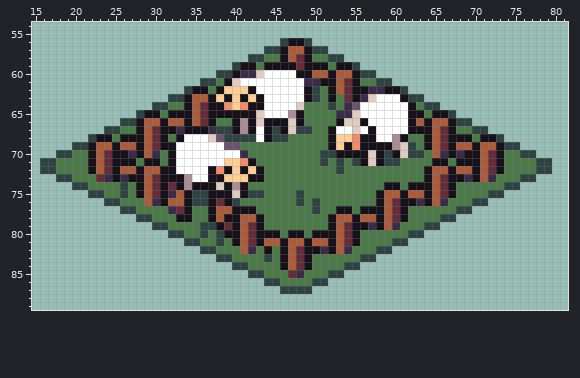
Edited in one commit: sprite sheet (tradeworld/Public/img/building/Pasture.png). The picture above was drawn from the file before the commit.
The file is 96x96 pixels. Shown: x 15..81, y 54..89.
The result:
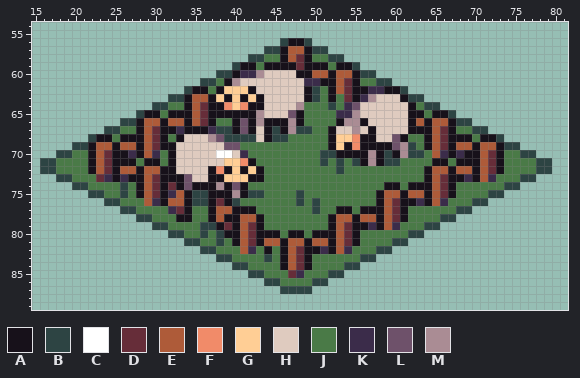
Palette (. is transparent): A #17111a  B #2d4443  C #ffffff  D #662d39  E #ae5b39  F #f18b69  G #ffce95  H #dfcbbf  J #4a7a47  K #3b2c4a  L #6e516a  M #aa8c94
From old to new:
y 60: x 43..47 HCCCC -> MHHHH
y 61: x 40..48 HCCCCCCCC -> MHHHHHHHH
y 62: x 43..48 CCCCCC -> HHHHHH
y 63: x 44..48 CCCCC -> HHHHH; x 57..60 HCCC -> MHHH
y 64: x 44..48 CCCCH -> HHHHM; x 56..61 CCCCCC -> HHHHHH
y 65: x 43..47 HCCCM -> MHHHL; x 55..61 HCCCCCC -> MHHHHHH
y 66: x 41 M -> L; x 43 H -> M; x 47 H -> M; x 54..55 HH -> MM; x 57..61 CCCCC -> HHHHH
y 67: x 41 M -> L; x 43 C -> H; x 47 H -> M; x 53..56 CCHC -> HHMH; x 58..61 CCCC -> HHHH
y 68: x 34..37 CCCH -> HHHM; x 43 C -> H; x 58..60 CCM -> HHL
y 69: x 33..38 CCCCCC -> HHHHHH; x 60..61 MH -> LM
y 70: x 33..37 CCCCC -> HHHHH; x 40 C -> H; x 57 H -> M; x 61 H -> M
y 71: x 33..38 CCCCCC -> HHHHHH; x 57 H -> M
y 72: x 33..36 CCCC -> HHHH
y 73: x 34..36 MCC -> LHH
y 74: x 34 M -> L; x 38 H -> M; x 40 M -> L
y 75: x 40 H -> M
